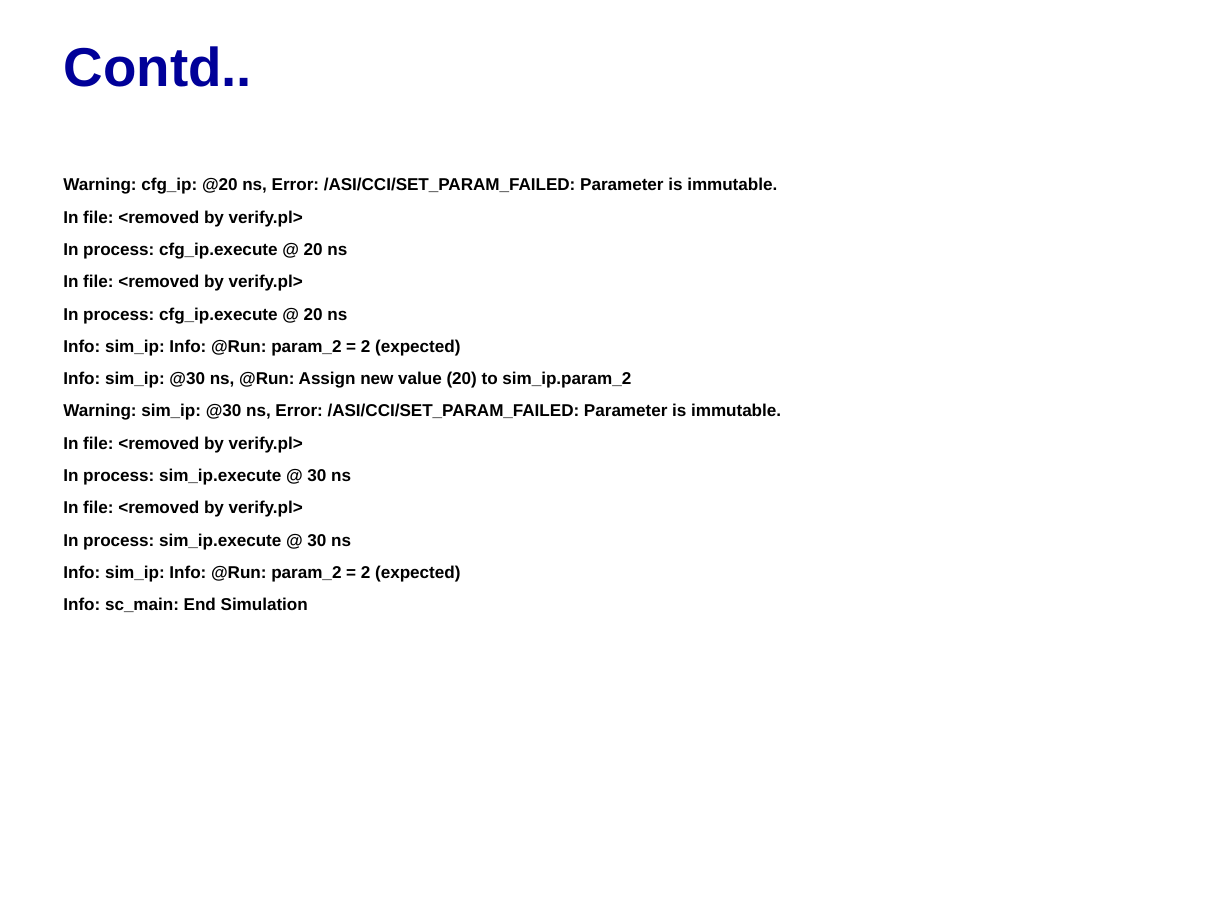
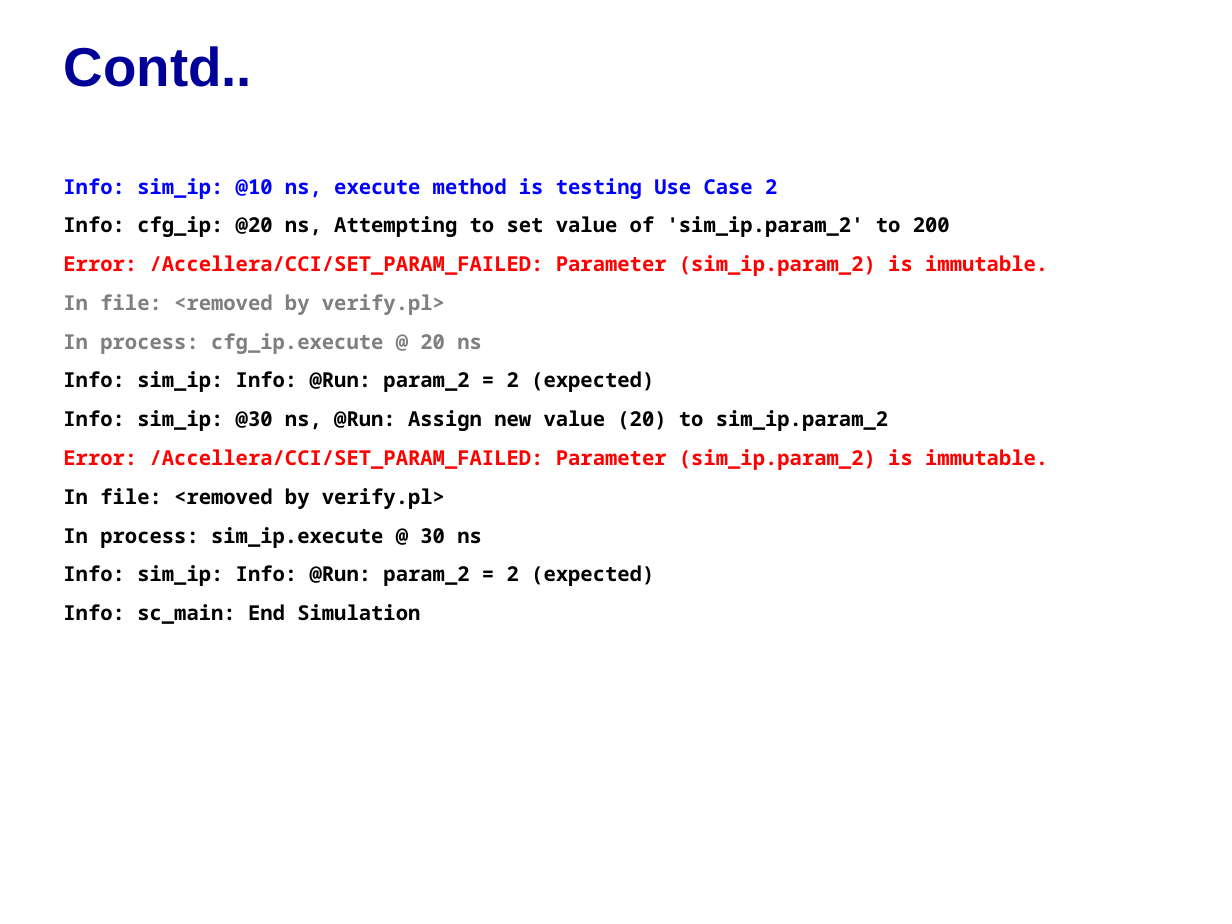
Before and after one commit to accellera-official/cci, a slide deck: slide 6 of examples/ex04_Simple_Immutable_Param/docs/ex04_Simple_Immutable_Param.ppt. Drawn at 1232x924 pixels with LibreOffice and Linux fonts; fonts in the diff are those of the drawing; background and template pictures are left out. Boxes give left, top, right and bottom in pixels: in the first picture for what was removed or moved away, otherwise in the second. Text is boxed around its words. In the diff, an @@ line names an element or a change of style, - is before the commit and + after.

```diff
--- a/examples/ex04_Simple_Immutable_Param/docs/ex04_Simple_Immutable_Param.ppt
+++ b/examples/ex04_Simple_Immutable_Param/docs/ex04_Simple_Immutable_Param.ppt
@@ text at <box>63,178,1048,276</box>: text changed; size 10 to 12 pt; font Arial to Noto Sans Mono; text colour #000000 to #FF0000 @@
-Warning: cfg_ip: @20 ns, Error: /ASI/CCI/SET_PARAM_FAILED: Parameter is immutable.
-In file: <removed by verify.pl>
-In process: cfg_ip.execute @ 20 ns
+Info: sim_ip: @10 ns, execute method is testing Use Case 2
+Info: cfg_ip: @20 ns, Attempting to set value of 'sim_ip.param_2' to 200
+Error: /Accellera/CCI/SET_PARAM_FAILED: Parameter (sim_ip.param_2) is immutable.
@@ text at <box>63,294,888,624</box>: size 10 to 12 pt, font Arial to Noto Sans Mono in "In file: <removed by verify.pl>", "In process: cfg_ip.execute @ 20 ns", "Info: sim_ip: Info: @Run: param_2 = 2 ...", "Info: sim_ip: @30 ns, @Run: Assign new ..." and 4 more places; text colour #000000 to #7F7F7F in "In file: <removed by verify.pl>", "In process: cfg_ip.execute @ 20 ns"; more space between paragraphs @@
@@ text at <box>63,449,1048,470</box>: text changed; size 10 to 12 pt; font Arial to Noto Sans Mono; text colour #000000 to #FF0000 @@
-Warning: sim_ip: @30 ns, Error: /ASI/CCI/SET_PARAM_FAILED: Parameter is immutable.
-In file: <removed by verify.pl>
-In process: sim_ip.execute @ 30 ns
+Error: /Accellera/CCI/SET_PARAM_FAILED: Parameter (sim_ip.param_2) is immutable.
```
Also in this commit, not shown: 4 other slides changed, 3 other files.
